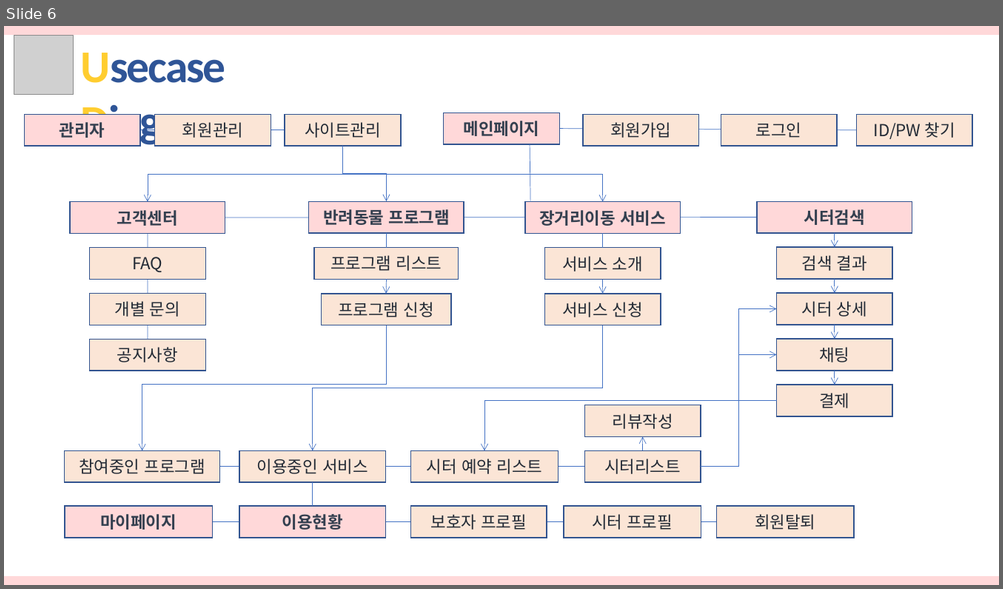
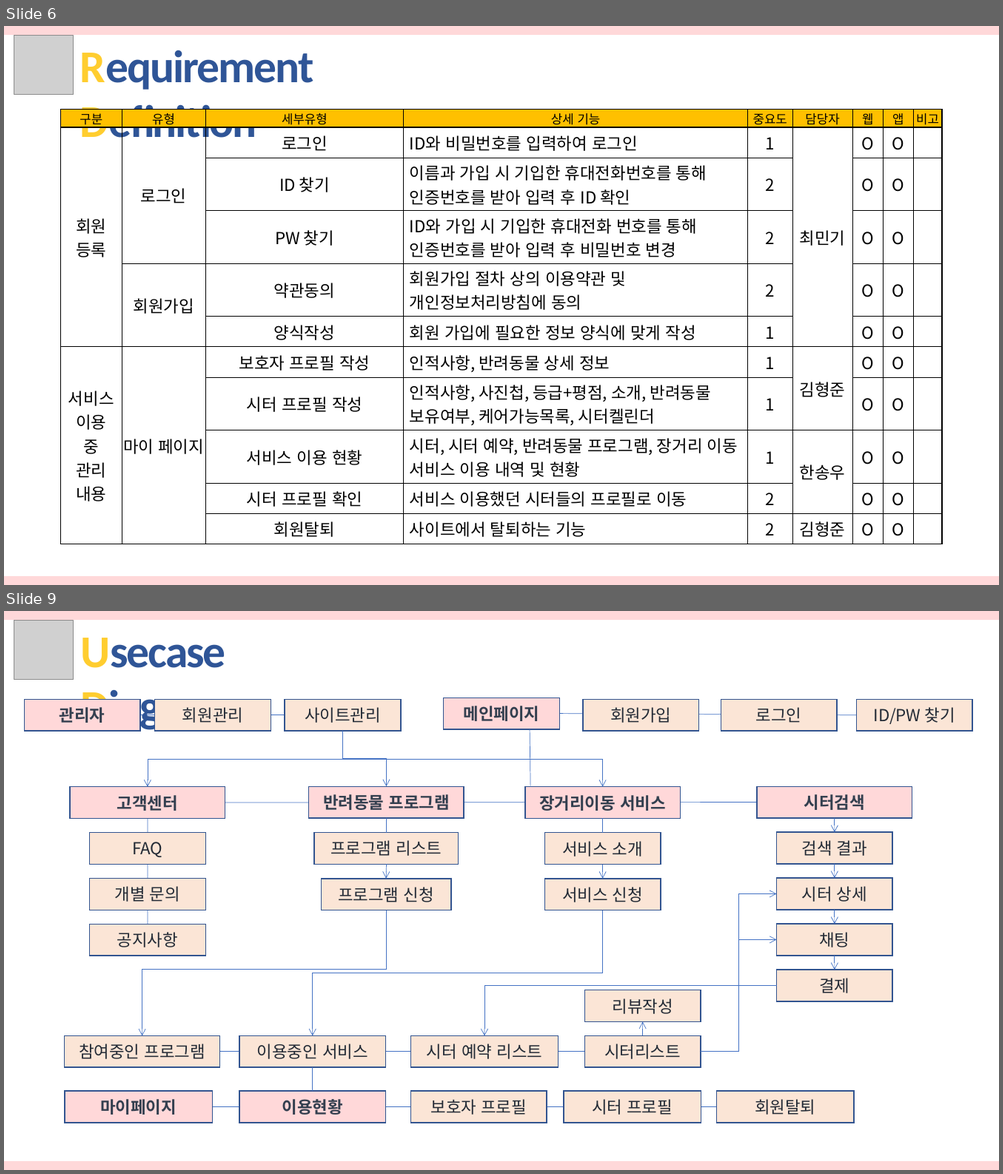
Before and after one commit to hhsw07/ezen-academy-projects, a slide deck: hsw/반려동물관리서비스_송우2.pptx. Shown one above the other, each under a label of ours: slide 6 before the commit, slides 6 and 9 after it; the slides between them are not shown. The pictures are 1003x589 and 1003x1174 pixels, drawn with LibreOffice and Linux fonts; fonts in the diff are those of the drawing; grey boxes stand for pictures. Boxes give left, top, right and bottom in pixels: in the first picture for what was removed or moved away, otherwise in the second. Text is boxed around its words. In the diff, an @@ line names an element or a change of style, - is before the commit and + after.

```diff
--- a/hsw/반려동물관리서비스_송우2.pptx
+++ b/hsw/반려동물관리서비스_송우2.pptx
@@ slide 6 added at bbox=[4, 26, 999, 585], background #FFFFFF @@
@@ rectangle added at bbox=[4, 26, 999, 35], fill #FFD8D9 @@
@@ picture added at bbox=[14, 36, 74, 95] @@
@@ text added at bbox=[80, 50, 313, 148], 44 pt, text #2F5597, bold @@
+Requirement Definition
@@ table added at bbox=[61, 110, 942, 545], 11 rows, 9 columns @@
+구분 | 유형 | 세부유형 | 상세 기능 | 중요도 | 담당자 | 웹 | 앱 | 비고
+회원 등록 | 로그인 | 로그인 | ID와 비밀번호를 입력하여 로그인 | 1 | 최민기 | O | O | 
+ |  | ID 찾기 | 이름과 가입 시 기입한 휴대전화번호를 통해 인증번호를 받아 입력 후 ID 확인 | 2 |  | O | O | 
+ |  | PW 찾기 | ID와 가입 시 기입한 휴대전화 번호를 통해 인증번호를 받아 입력 후 비밀번호 변경 | 2 |  | O | O | 
+ | 회원가입 | 약관동의 | 회원가입 절차 상의 이용약관 및 개인정보처리방침에 동의 | 2 |  | O | O | 
+ |  | 양식작성 | 회원 가입에 필요한 정보 양식에 맞게 작성 | 1 |  | O | O | 
+서비스 이용 / 중 관리 내용 | 마이 페이지 | 보호자 프로필 작성 | 인적사항, 반려동물 상세 정보 | 1 | 김형준 | O | O | 
+ |  | 시터 프로필 작성 | 인적사항, 사진첩, 등급+평점, 소개, 반려동물 보유여부, 케어가능목록, 시터켈린더 | 1 |  | O | O | 
+ |  | 서비스 이용 현황 | 시터, 시터 예약, 반려동물 프로그램, 장거리 이동 서비스 이용 내역 및 현황 | 1 | 한송우 | O | O | 
+ |  | 시터 프로필 확인 | 서비스 이용했던 시터들의 프로필로 이동 | 2 |  | O | O | 
+ |  | 회원탈퇴 | 사이트에서 탈퇴하는 기능 | 2 | 김형준 | O | O | 
@@ rectangle added at bbox=[4, 577, 999, 585], fill #FFD8D9 @@
@@ what was slide 6 is now slide 9 @@
```
Also in this commit, not shown: 3 other slides added.
